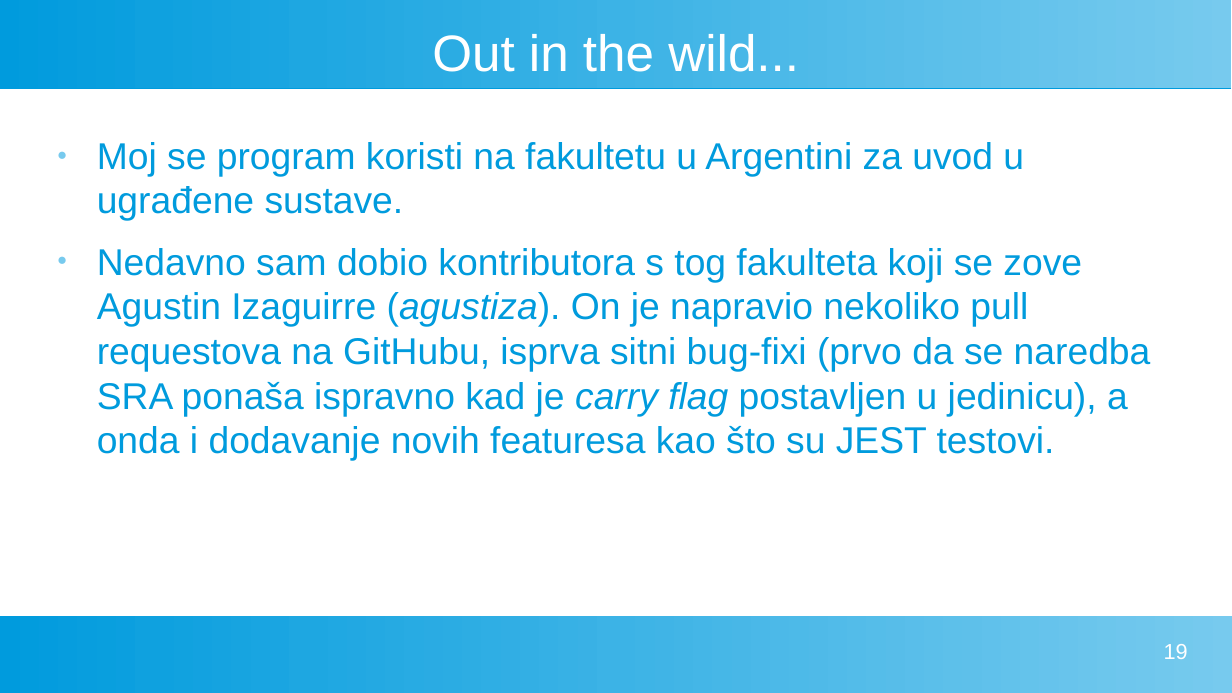
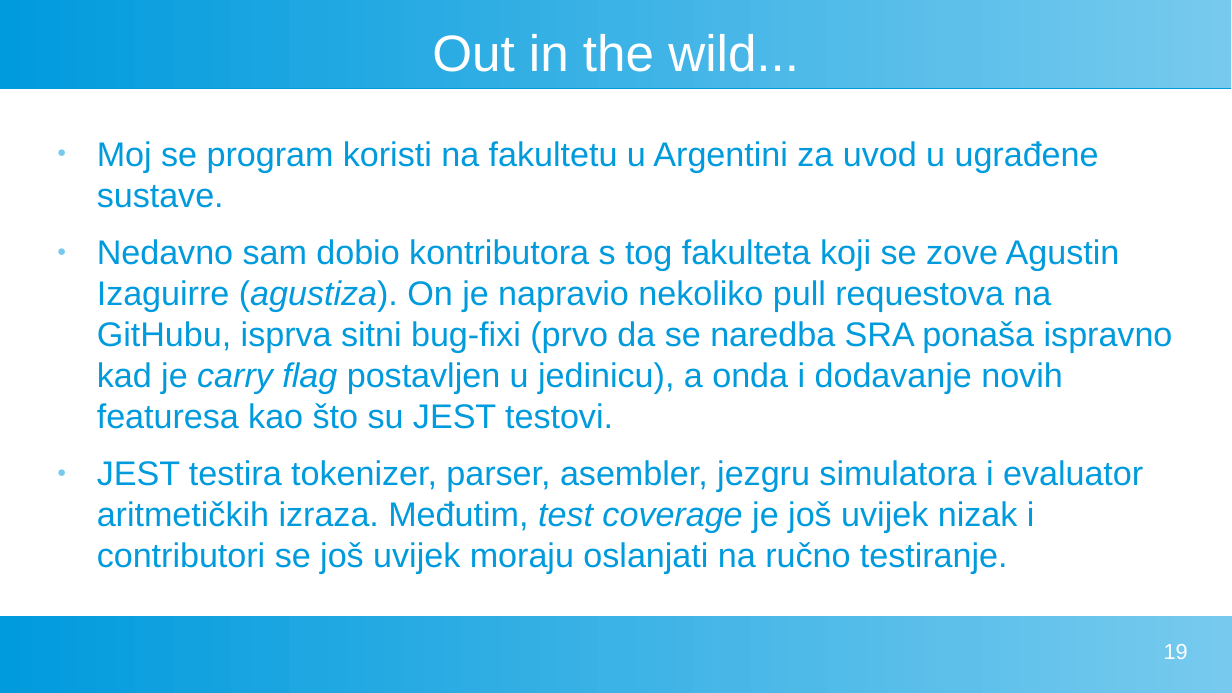
Before and after one commit to FlatAssembler/PicoBlaze_Simulator_in_JS, a slide deck: slide 19 of seminar/PicoBlaze.odp. Drawn at 1232x693 pixels with LibreOffice and Linux fonts; fonts in the diff are those of the drawing. Boxes give left, top, right and bottom in pixels: in the first picture for what was removed or moved away, otherwise in the second. Text is boxed around its words. In the diff, an @@ line names an element or a change of style, - is before the commit and + after.

```diff
--- a/seminar/PicoBlaze.odp
+++ b/seminar/PicoBlaze.odp
@@ text at [97,141,1173,429]: size 24 to 22 pt in "Moj se program koristi na fakultetu u ...", "Nedavno sam dobio kontributora s tog fakulteta ..." @@
@@ text at [97,460,1143,574]: paragraph added @@
+● JEST testira tokenizer, parser, asembler, jezgru simulatora i evaluator aritmetičkih izraza. Međutim, test coverage je još uvijek nizak i contributori se još uvijek moraju oslanjati na ručno testiranje.
```
Also in this commit, not shown: 2 other slides changed, 1 other file.
